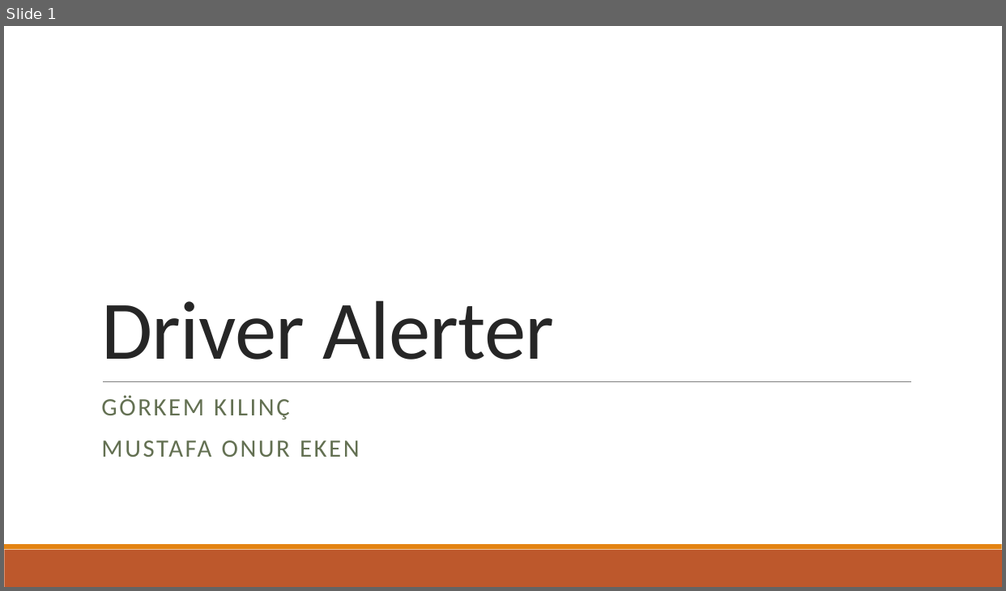
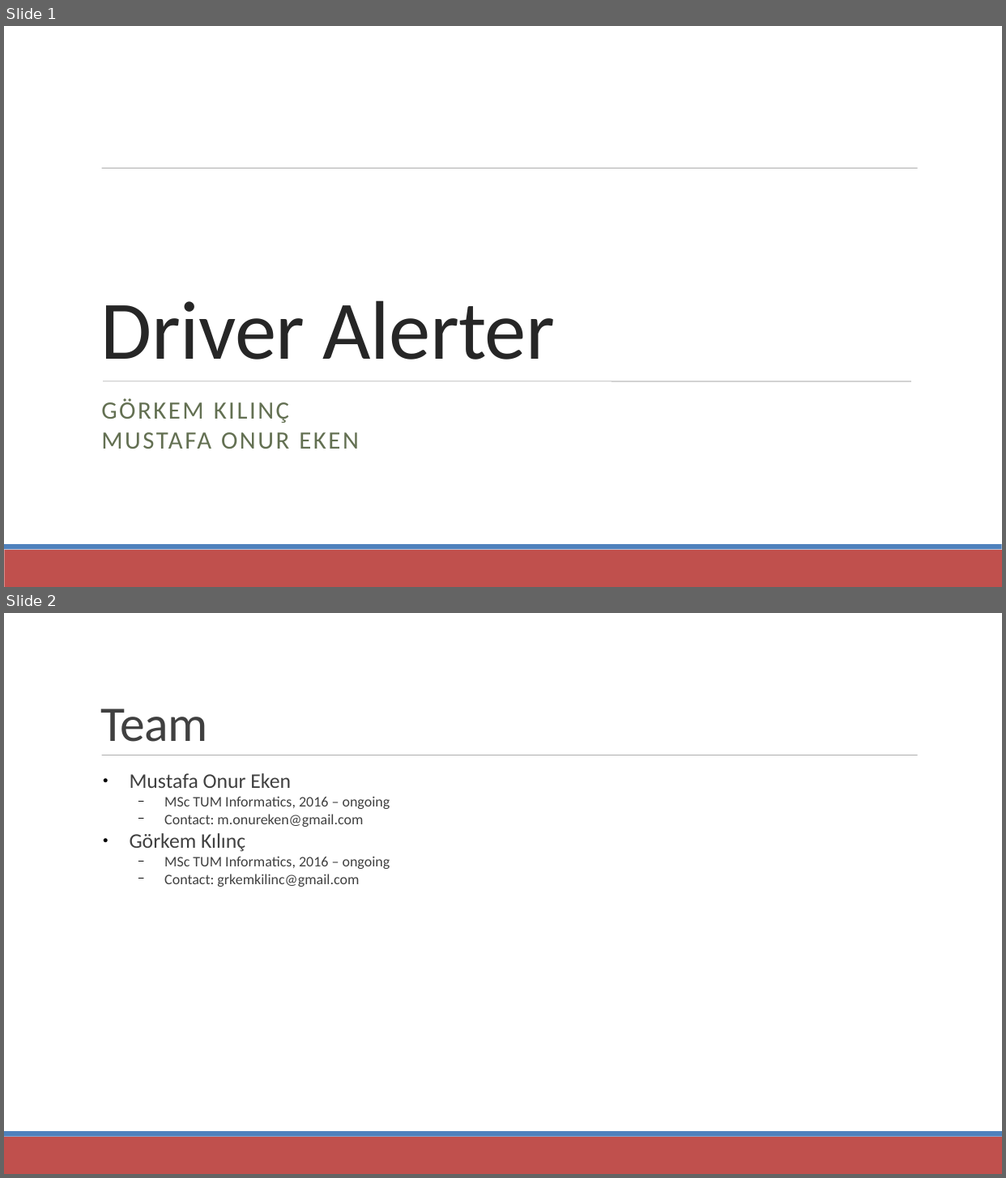
Before and after one commit to grkem1/InnovationHack, a slide deck: presentation.pptx. Shown one above the other, each under a label of ours: slide 1 before the commit, slides 1 and 2 after it. The pictures are 1006x591 and 1006x1178 pixels, drawn with LibreOffice and Linux fonts; fonts in the diff are those of the drawing. Boxes give left, top, right and bottom in pixels: in the first picture for what was removed or moved away, otherwise in the second. Text is boxed around its words. In the diff, an @@ line names an element or a change of style, - is before the commit and + after.

```diff
--- a/presentation.pptx
+++ b/presentation.pptx
@@ slide 2 added at (4, 613, 1002, 1174), background #FFFFFF; not listed: 3 template elements that a slide beside it also shows @@
@@ text added at (101, 709, 208, 742), 48 pt, text #404040 @@
+Team
@@ text added at (130, 773, 390, 887), 14 pt, text #404040 @@
+● Mustafa Onur Eken
+  − MSc TUM Informatics, 2016 – ongoing
+  − Contact: m.onureken@gmail.com
+● Görkem Kılınç
+  − MSc TUM Informatics, 2016 – ongoing
+  − Contact: grkemkilinc@gmail.com
@@ slide 1 changed as well @@
@@ line added from (102, 169) to (918, 169), #808080 0.51 pt @@
@@ line (103, 382) - (911, 382): stroke #808080 0.5 pt to #808080 0.51 pt @@
@@ text "GÖRKEM KILINÇ" at (101, 399, 359, 449): line spacing 0.9 to 1; less space between paragraphs @@
@@ rectangle at (4, 550, 1002, 587): fill #BD582C to #C0504D @@
@@ rectangle at (4, 544, 1002, 550): fill #E48312 to #4F81BD @@
```
Also in this commit, not shown: 1 other slide changed, 4 other slides added, 1 slide removed, 1 other file.
